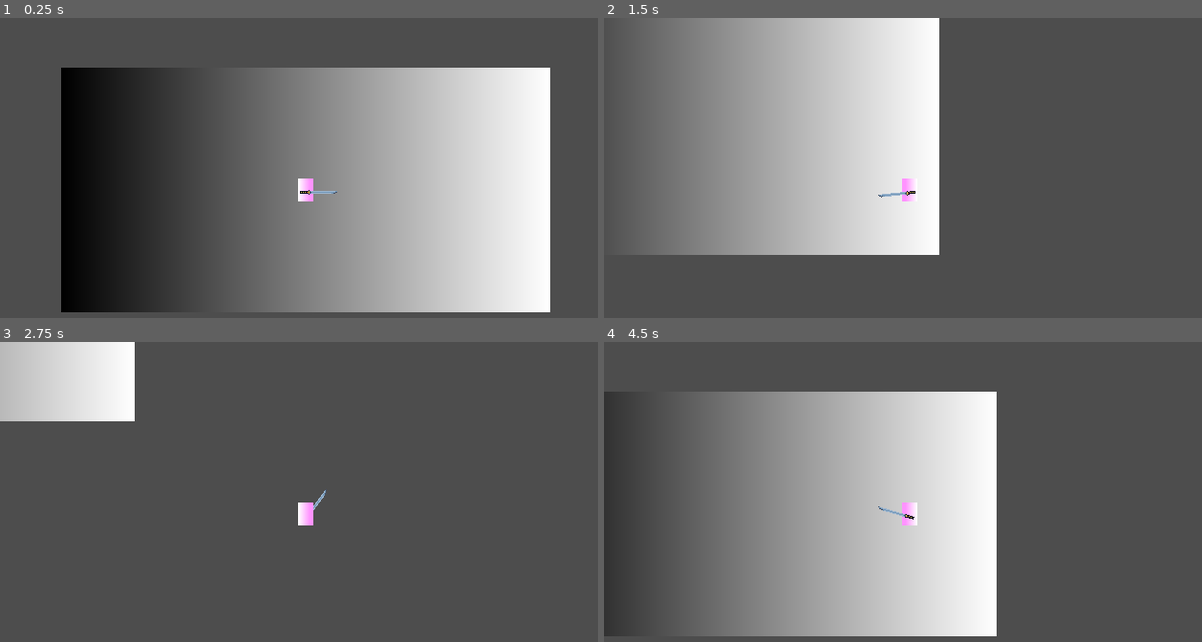
Above: before the commit, frames 1-4 (two rows, left to right).
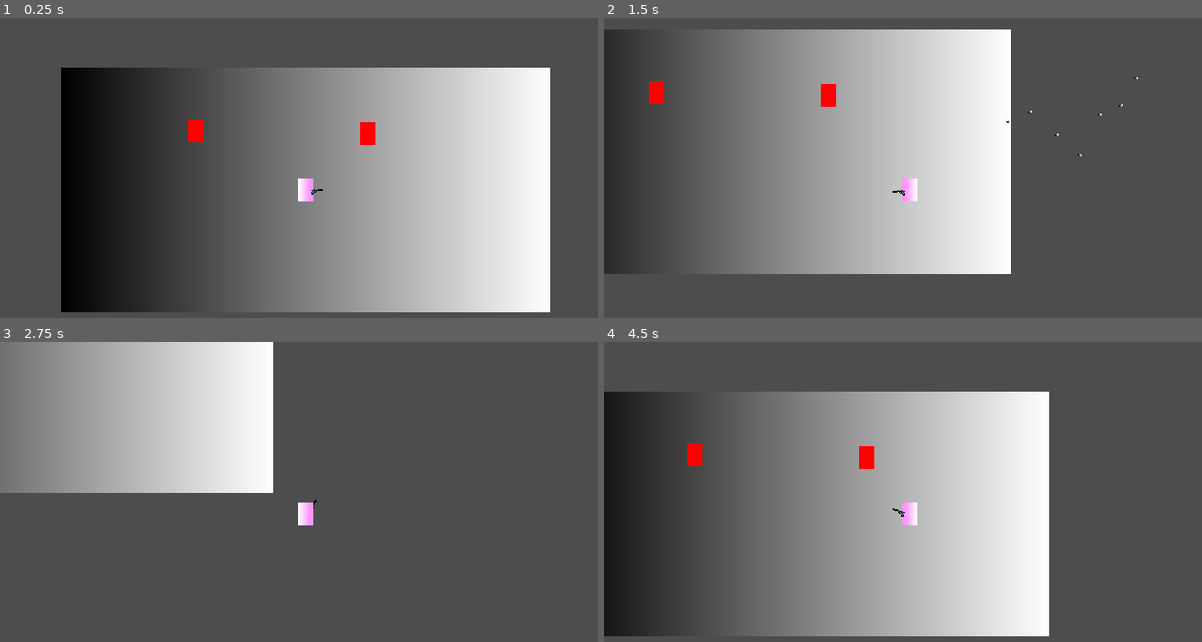
Above: after the commit, the same moments.

Repository: ANSirotkin/game-tech-demos
Game: Godot game, scene res://environ.tscn
Two runs of this game, one before a commit and one after it. Both use one fixed random seed, a clock stepped at 60 frames per second and the inputs below.
Inputs (mouse positions are in pixels of both pictures, inside the frame that each line leads up to):
- Up to frame 1 (0.25 s): no input
- Up to frame 2 (1.5 s): tap Enter at 0.5 s; move the mouse to (1046, 174) at 0.52 s; hold D (right) 0.53-1.28 s; hold Right mouse button (alternate) 0.53-1.28 s; click (1046, 174) at 0.8 s; move the mouse to (789, 207) at 1.27 s; hold S (down) from 1.28 s (still down); click (789, 207) at 1.35 s
- Up to frame 3 (2.75 s): right-click (185, 531) at 1.55 s; move the mouse to (364, 438) at 2.02 s; release S (down) at 2.03 s; hold D (right) from 2.03 s (still down); hold Right mouse button (alternate) from 2.03 s (still down); click (364, 438) at 2.3 s
- Up to frame 4 (4.5 s): move the mouse to (879, 582) at 2.77 s; release D (right) at 2.78 s; release Right mouse button (alternate) at 2.78 s; hold W (up) 2.78-3.53 s; click (879, 582) at 2.85 s; right-click (879, 582) at 3.05 s; move the mouse to (1094, 567) at 3.52 s; hold Right mouse button (alternate) 3.53-4.28 s; hold A (left) from 3.53 s (still down); click (1094, 567) at 3.8 s; tap R (reload) at 4.15 s; move the mouse to (723, 462) at 4.27 s; click (723, 462) at 4.35 s

The runs differ from the first frame. In frame 1, 0.5% of the frame differs, in the area x 31-63%, y 33-59%; in frame 2, 56%; in frame 3, 23%; in frame 4, 61%, in the area x 0-75%, y 16-99%.

Commit message:
Finished tech demo; Has melee and gun weapon frameworks with working alternate abilities

Diff:
--- a/TD - Weapon System/dummy.gd
+++ b/TD - Weapon System/Dummy/dummy.gd
@@ -2,7 +2,7 @@
 
 var health = 100
 
-func damage(dmg: int):
+func take_damage(dmg: int):
 	health -= dmg
 	print(health)
 	if health <= 0:
--- a/TD - Weapon System/dummy.tscn
+++ b/TD - Weapon System/Dummy/dummy.tscn
@@ -1,6 +1,6 @@
 [gd_scene load_steps=6 format=3 uid="uid://dhcbe4f6lqpa8"]
 
-[ext_resource type="Script" path="res://dummy.gd" id="1_uk3ga"]
+[ext_resource type="Script" path="res://Dummy/dummy.gd" id="1_uk3ga"]
 
 [sub_resource type="Gradient" id="Gradient_ojuhk"]
 colors = PackedColorArray(1, 0, 0, 1, 1, 0, 0, 1)
@@ -17,7 +17,7 @@
 [sub_resource type="RectangleShape2D" id="RectangleShape2D_l3m3j"]
 size = Vector2(16, 24)
 
-[node name="Dummy" type="StaticBody2D" groups=["enemy"]]
+[node name="Dummy" type="StaticBody2D" groups=["damageable", "enemy"]]
 script = ExtResource("1_uk3ga")
 
 [node name="Sprite2D" type="Sprite2D" parent="."]
--- a/TD - Weapon System/player.gd
+++ b/TD - Weapon System/Player/player.gd
@@ -1,13 +1,13 @@
 extends CharacterBody2D
 
-var available_weapons: Array[Resource] = [load("res://sword.tscn")]
+@export var equipped_weapon_packed: PackedScene = load("res://Weapons/Blicky/blicky.tscn")
 var equipped_weapon: Weapon
 
-const max_speed: int = 300
+const max_speed: int = 200
 var input: Vector2
 
 func _ready():
-	equipped_weapon = available_weapons[0].instantiate()
+	equipped_weapon = equipped_weapon_packed.instantiate()
 	add_child(equipped_weapon)
 
 func _physics_process(_delta: float):
@@ -34,9 +34,9 @@
 	return input.normalized()
 
 func use_weapon():
-	if Input.is_action_pressed("attack") && equipped_weapon.can_attack:
+	if Input.is_action_pressed("attack") && equipped_weapon.can_attack && !equipped_weapon.reloading:
 		equipped_weapon.attack()
-	elif Input.is_action_pressed("alternate") && equipped_weapon.can_alternate:
+	elif Input.is_action_pressed("alternate") && equipped_weapon.can_alternate && !equipped_weapon.reloading:
 		equipped_weapon.alternate()
-	elif Input.is_action_pressed("reload"):
+	elif Input.is_action_just_pressed("reload") && equipped_weapon.can_reload && !equipped_weapon.reloading:
 		equipped_weapon.reload()
--- a/TD - Weapon System/player.tscn
+++ b/TD - Weapon System/Player/player.tscn
@@ -1,6 +1,6 @@
 [gd_scene load_steps=5 format=3 uid="uid://cqa0j4qcu6uiq"]
 
-[ext_resource type="Script" path="res://player.gd" id="1_clov7"]
+[ext_resource type="Script" path="res://Player/player.gd" id="1_clov7"]
 
 [sub_resource type="Gradient" id="Gradient_oeuqb"]
 offsets = PackedFloat32Array(0, 0.785714)
@@ -15,7 +15,7 @@
 radius = 8.0
 height = 24.0
 
-[node name="Player" type="CharacterBody2D"]
+[node name="Player" type="CharacterBody2D" groups=["player"]]
 script = ExtResource("1_clov7")
 
 [node name="Sprite" type="Sprite2D" parent="."]
--- /dev/null
+++ b/TD - Weapon System/Weapons/Blicky/blicky.gd
@@ -0,0 +1,19 @@
+extends Gun
+
+func _init():
+	attack_cooldown = 0.5
+	max_ammo = 7
+	reload_time = 2
+	projectile = load("res://Weapons/Blicky/blicky_bullet.tscn")
+
+func alternate():
+	can_alternate = false
+	can_attack = false
+	can_reload = false
+	for i in range(ammo):
+		spawn_projectile(10)
+		await get_tree().create_timer(0.1).timeout
+	ammo = 0
+	can_reload = true
+	var alt_timer = get_tree().create_timer(alternate_cooldown)
+	alt_timer.timeout.connect(func(): can_alternate = true)
--- /dev/null
+++ b/TD - Weapon System/Weapons/Blicky/blicky.tscn
@@ -0,0 +1,17 @@
+[gd_scene load_steps=3 format=3 uid="uid://d2h7utqnn0rad"]
+
+[ext_resource type="Script" path="res://Weapons/Blicky/blicky.gd" id="1_1amfb"]
+[ext_resource type="Texture2D" uid="uid://mx2xvfdtrq3x" path="res://TheUltimateWeaponsPack_Sheet.png" id="1_h4qdc"]
+
+[node name="blicky" type="Node2D"]
+script = ExtResource("1_1amfb")
+
+[node name="Sprite" type="Sprite2D" parent="."]
+position = Vector2(12, 2)
+texture = ExtResource("1_h4qdc")
+flip_h = true
+region_enabled = true
+region_rect = Rect2(48, 48, 13, 6)
+
+[node name="Projectile_Spawn" type="Node2D" parent="."]
+position = Vector2(18, 0)
--- /dev/null
+++ b/TD - Weapon System/Weapons/Blicky/blicky_bullet.gd
@@ -0,0 +1,6 @@
+extends Projectile
+
+func _init():
+	lifetime = 1
+	speed = 400
+	damage = 6
--- /dev/null
+++ b/TD - Weapon System/Weapons/Blicky/blicky_bullet.tscn
@@ -0,0 +1,30 @@
+[gd_scene load_steps=6 format=3 uid="uid://c1lbgpdujgujo"]
+
+[ext_resource type="Script" path="res://Weapons/Blicky/blicky_bullet.gd" id="1_74saj"]
+
+[sub_resource type="RectangleShape2D" id="RectangleShape2D_iefhw"]
+size = Vector2(4, 2)
+
+[sub_resource type="Gradient" id="Gradient_3hq1m"]
+
+[sub_resource type="GradientTexture2D" id="GradientTexture2D_hmkry"]
+gradient = SubResource("Gradient_3hq1m")
+width = 4
+height = 2
+
+[sub_resource type="RectangleShape2D" id="RectangleShape2D_n57an"]
+size = Vector2(6, 4)
+
+[node name="blicky_bullet" type="CharacterBody2D"]
+script = ExtResource("1_74saj")
+
+[node name="CollisionShape2D" type="CollisionShape2D" parent="."]
+shape = SubResource("RectangleShape2D_iefhw")
+
+[node name="Sprite" type="Sprite2D" parent="."]
+texture = SubResource("GradientTexture2D_hmkry")
+
+[node name="Hitbox" type="Area2D" parent="."]
+
+[node name="CollisionShape2D" type="CollisionShape2D" parent="Hitbox"]
+shape = SubResource("RectangleShape2D_n57an")
--- /dev/null
+++ b/TD - Weapon System/Weapons/Sword/sword.gd
@@ -0,0 +1,12 @@
+extends Melee
+
+func _init():
+	attack_cooldown = .5
+	active_time = 0.2
+	attack_damage = 10
+
+func _physics_process(_delta: float):
+	if hitbox.monitoring:
+		sprite.scale = Vector2(2, 2)
+	else:
+		sprite.scale = Vector2.ONE
--- a/TD - Weapon System/sword.tscn
+++ b/TD - Weapon System/Weapons/Sword/sword.tscn
@@ -1,10 +1,10 @@
 [gd_scene load_steps=4 format=3 uid="uid://couyxtej5ccj2"]
 
-[ext_resource type="Script" path="res://sword.gd" id="1_7aa3s"]
+[ext_resource type="Script" path="res://Weapons/Sword/sword.gd" id="1_7aa3s"]
 [ext_resource type="Texture2D" uid="uid://mx2xvfdtrq3x" path="res://TheUltimateWeaponsPack_Sheet.png" id="2_xlevq"]
 
 [sub_resource type="RectangleShape2D" id="RectangleShape2D_wkaiy"]
-size = Vector2(18, 40)
+size = Vector2(37, 62)
 
 [node name="Sword" type="Node2D"]
 script = ExtResource("1_7aa3s")
@@ -20,5 +20,5 @@
 [node name="Hitbox" type="Area2D" parent="."]
 
 [node name="CollisionShape2D" type="CollisionShape2D" parent="Hitbox"]
-position = Vector2(27, 0)
+position = Vector2(36.5, 0)
 shape = SubResource("RectangleShape2D_wkaiy")
--- /dev/null
+++ b/TD - Weapon System/Weapons/Weapon Frameworks/gun.gd
@@ -0,0 +1,39 @@
+extends Weapon
+class_name Gun
+
+var max_ammo: int
+@onready var ammo: int = max_ammo
+
+var reload_time: float
+
+var projectile: PackedScene
+
+@onready var projectile_spawn_point = $Projectile_Spawn
+
+func attack():
+	can_attack = false
+	can_reload = false
+	ammo -= 1
+	spawn_projectile(0)
+	var attack_timer = get_tree().create_timer(attack_cooldown)
+	attack_timer.timeout.connect(func():
+		if ammo > 0:
+			can_attack = true;
+		can_reload = true)
+
+func spawn_projectile(spread: float):
+	var instance = projectile.instantiate()
+	if !player_owner:
+		instance.from_enemy = true
+	instance.rotation_degrees = rotation_degrees + randf_range(-spread, spread)
+	instance.global_position = projectile_spawn_point.global_position
+	get_parent().get_parent().add_child(instance)
+
+func reload():
+	can_attack = false
+	can_alternate = false
+	can_reload = false
+	reloading = true
+	sprite.scale = Vector2(2, 2)
+	var reload_timer = get_tree().create_timer(reload_time)
+	reload_timer.timeout.connect(func(): can_attack = true; can_reload = true; sprite.scale = Vector2.ONE; can_alternate = true; reloading = false; ammo = max_ammo)
--- /dev/null
+++ b/TD - Weapon System/Weapons/Weapon Frameworks/melee.gd
@@ -0,0 +1,31 @@
+extends Weapon
+class_name Melee
+
+@onready var hitbox: Area2D = $Hitbox
+
+var active_time: float
+var attack_damage: int
+
+var damaged: Array[Node2D] = []
+
+func _ready():
+	hitbox.monitoring = false;
+	hitbox.area_entered.connect(damage_attack)
+
+func attack():
+	can_attack = false
+	hitbox.monitoring = true;
+	#sprite.play("attack")
+	var attack_timer = get_tree().create_timer(attack_cooldown)
+	var active_timer = get_tree().create_timer(active_time)
+	attack_timer.timeout.connect(func(): can_attack = true)
+	active_timer.timeout.connect(func(): hitbox.monitoring = false; damaged.clear())
+
+func damage_attack(area: Area2D):
+	var entity = area.get_parent()
+	if player_owner && entity.is_in_group("enemy") && entity not in damaged:
+		entity.damage(attack_damage)
+		damaged.append(entity)
+	elif !player_owner && entity.is_in_group("player") && entity not in damaged:
+		entity.damage(attack_damage)
+		damaged.append(entity)
--- /dev/null
+++ b/TD - Weapon System/Weapons/Weapon Frameworks/projectile.gd
@@ -0,0 +1,47 @@
+extends CharacterBody2D
+class_name Projectile
+
+@onready var hitbox: Area2D = $Hitbox
+
+@onready var sprite = $Sprite
+
+var from_enemy: bool
+
+var damage: int
+
+var lifetime: float
+
+var speed: int
+
+var damaged: Array[Node2D] = []
+
+func _ready():
+	velocity = Vector2(speed * cos(rotation), speed * sin(rotation))
+	hitbox.area_entered.connect(on_hit)
+	on_spawn()
+
+func _physics_process(_delta):
+	move_and_slide()
+	var timer = get_tree().create_timer(lifetime)
+	timer.timeout.connect(kill_yourself)
+
+func on_spawn():
+	pass
+
+func on_hit(area: Area2D):
+	var entity = area.get_parent()
+	if entity.is_in_group("damageable"):
+		damage_entity(entity)
+
+func damage_entity(entity: Node2D):
+	if entity not in damaged and ((entity.is_in_group("player") and from_enemy) or (!entity.is_in_group("player") and !from_enemy)):
+		entity.take_damage(damage)
+		damaged.append(entity)
+		kill_yourself()
+
+func on_death():
+	pass
+
+func kill_yourself():
+	on_death()
+	queue_free()
--- a/TD - Weapon System/weapon.gd
+++ b/TD - Weapon System/Weapons/Weapon Frameworks/weapon.gd
@@ -3,17 +3,16 @@
 
 @onready var sprite = $Sprite
 @onready var spriteypos = sprite.position.y
-
-var max_ammo: int
-@onready var ammo: int = max_ammo
+@onready var player_owner: bool = true if get_parent().is_in_group("player") else false
 
 var attack_cooldown: float
 var alternate_cooldown: float
 
-var can_attack: bool
-var can_alternate: bool
+var can_attack: bool = true
+var can_alternate: bool = true
+var can_reload: bool = true
 
-var reload_time: float
+var reloading: bool = false
 
 func _process(_delta: float):
 	if rotation_degrees > 90 || rotation_degrees < -90:
@@ -23,7 +22,7 @@
 		sprite.position.y = spriteypos
 		sprite.flip_v = false
 
-	sprite.z_index = -1 if (rotation_degrees < -30 && rotation_degrees > -150) else 1
+	sprite.z_index = -1 if (rotation_degrees < -20 && rotation_degrees > -160) else 1
 
 func attack():
 	pass
--- a/TD - Weapon System/environ.tscn
+++ b/TD - Weapon System/environ.tscn
@@ -1,6 +1,7 @@
-[gd_scene load_steps=4 format=3 uid="uid://d1me4kcywfmxx"]
+[gd_scene load_steps=5 format=3 uid="uid://d1me4kcywfmxx"]
 
-[ext_resource type="PackedScene" uid="uid://cqa0j4qcu6uiq" path="res://player.tscn" id="1_ynlr2"]
+[ext_resource type="PackedScene" uid="uid://cqa0j4qcu6uiq" path="res://Player/player.tscn" id="1_ynlr2"]
+[ext_resource type="PackedScene" uid="uid://dhcbe4f6lqpa8" path="res://Dummy/dummy.tscn" id="2_ut57i"]
 
 [sub_resource type="Gradient" id="Gradient_k22gf"]
 
@@ -16,3 +17,9 @@
 [node name="Sprite2D" type="Sprite2D" parent="."]
 z_index = -10
 texture = SubResource("GradientTexture2D_fsefw")
+
+[node name="Dummy" parent="." instance=ExtResource("2_ut57i")]
+position = Vector2(-115, -62)
+
+[node name="Dummy2" parent="." instance=ExtResource("2_ut57i")]
+position = Vector2(65, -59)
--- a/TD - Weapon System/melee.gd
+++ /dev/null
@@ -1,14 +0,0 @@
-extends Weapon
-class_name Melee
-
-@onready var hitbox: Area2D = $Hitbox
-
-func _ready():
-	hitbox.monitoring = false;
-
-func attack():
-	can_attack = false
-	hitbox.monitoring = true;
-	#sprite.play("attack")
-	var attack_timer = get_tree().create_timer(attack_cooldown)
-	attack_timer.timeout.connect(func(): can_attack = true; hitbox.monitoring = false)
--- a/TD - Weapon System/project.godot
+++ b/TD - Weapon System/project.godot
@@ -25,6 +25,8 @@
 [global_group]
 
 enemy=""
+player=""
+damageable=""
 
 [input]
 
--- a/TD - Weapon System/sword.gd
+++ /dev/null
@@ -1 +0,0 @@
-extends Melee
